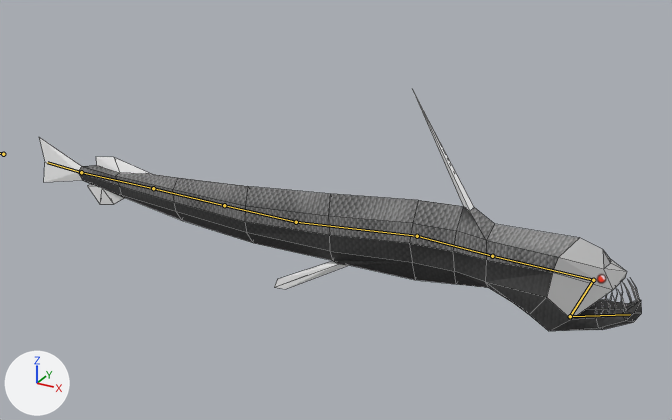
Two versions of the Blender file Jasper's Files/Viper.blend, one commit apart.
Before and after are seen from a 50 mm camera at (2.05, -4.75, 2.73) aimed at (-0.57, 0.01, 0.35). The lights are fixed; the arrows at lower left show +X, +Y and +Z. Both versions are drawn at frame 1 of the action 'ArmatureAction.001'; the numbers are the values there. The bones that bend it are drawn over the model as lines. Mesh edges are drawn as thin lines.
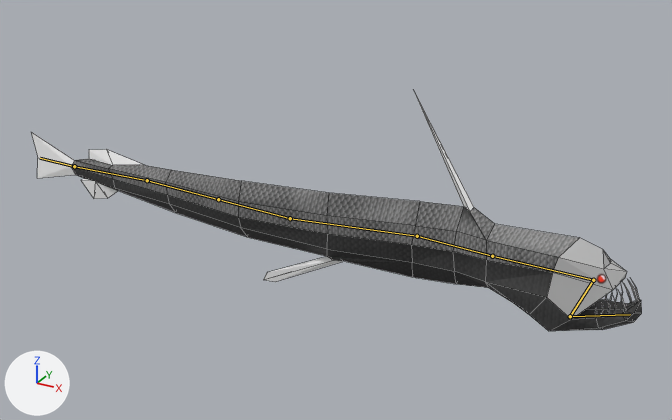
The change in detail:
Bone 'IKTail' (bone_iktail) moves from (-0.04, 0.25, 0.01) to (0.05, 1.64, -0.01).
Bone 'IKTail' (bone_iktail) turns from (0, 0, 0) to (0, 0, 2) degrees about its own x, y and z.
Bone 'IK Mid Body' (bone_ik_mid_body) moves from (-1.07, 4.18, 0.79) to (-3.65, -0.28, 0.79).
Bone 'IK Mid Body' (bone_ik_mid_body) turns from (6, 0, 0) to (6, 0, -30) degrees about its own x, y and z.

Location of each change, (x1, y1, x2, y2) in pixels of the pictures (672 x 420 px):
'Cube', posed: before (39, 89, 642, 331); after (31, 94, 642, 331)
